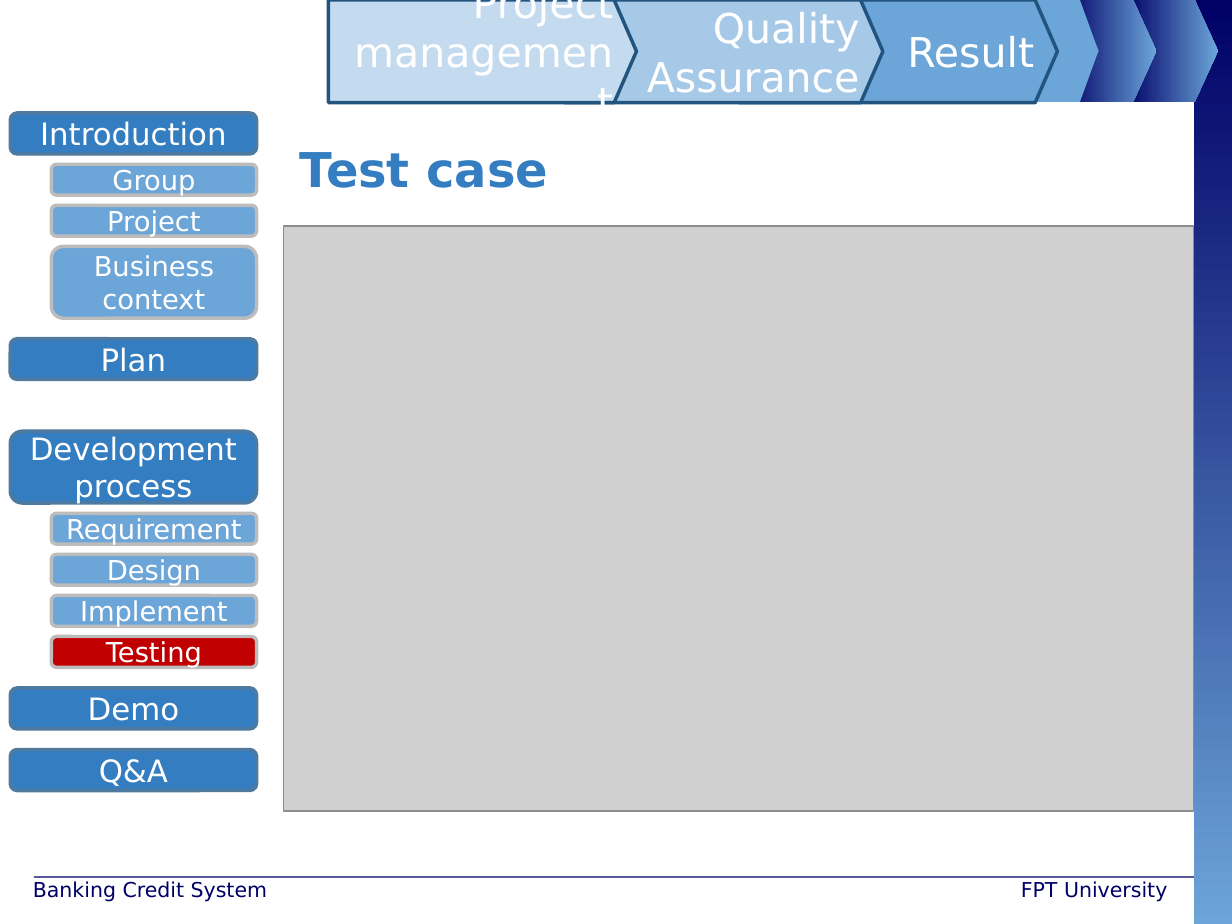
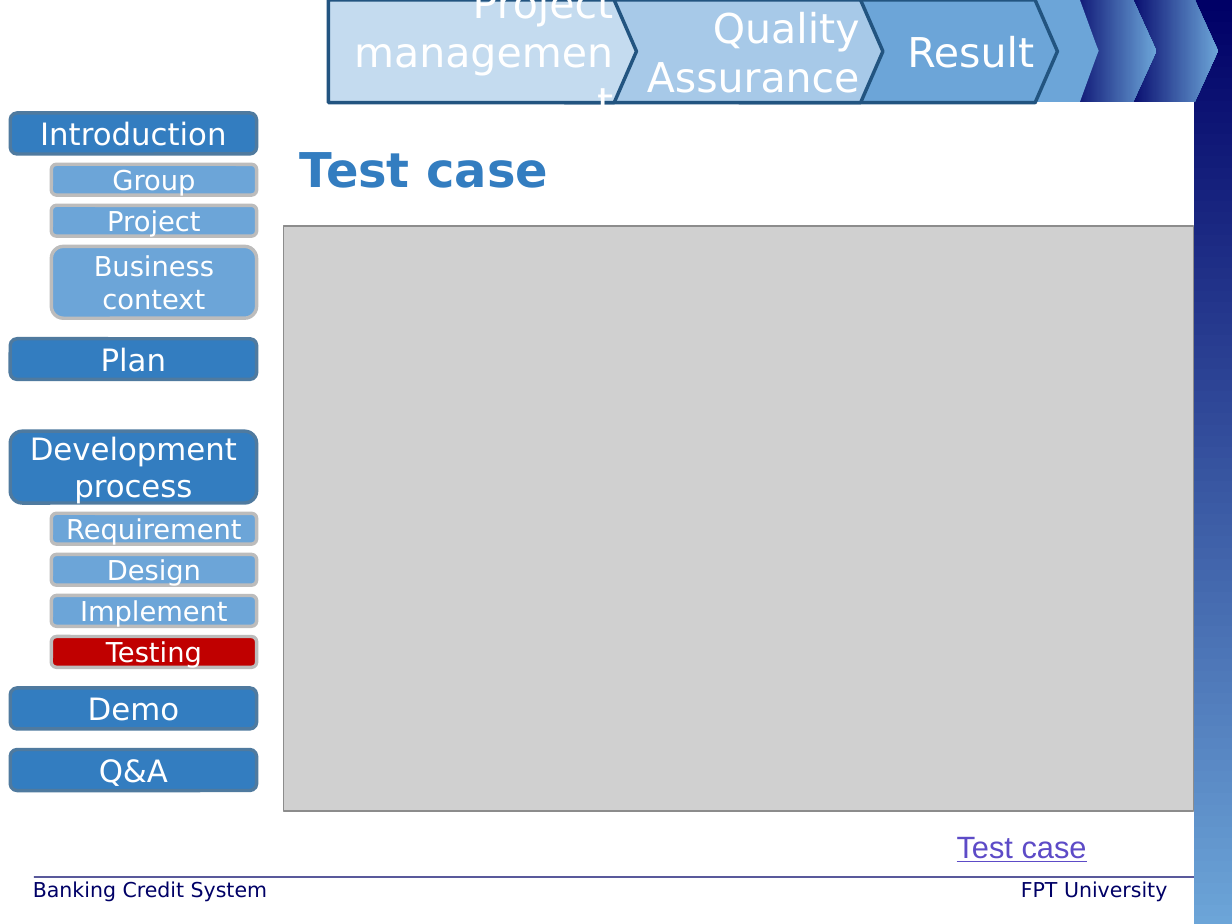
Before and after one commit to maily89/fbdm, a slide deck: slide 12 of Deliverables/FBD - slide - thaoptp.pptx (slide 13 before the commit). Drawn at 1232x924 pixels with LibreOffice and Linux fonts; fonts in the diff are those of the drawing; grey boxes stand for pictures; background and template pictures are left out. Boxes give left, top, right and bottom in pixels: in the first picture for what was removed or moved away, otherwise in the second. Text is boxed around its words. In the diff, an @@ line names an element or a change of style, - is before the commit and + after.

```diff
--- a/Deliverables/FBD - slide - thaoptp.pptx
+++ b/Deliverables/FBD - slide - thaoptp.pptx
@@ text added at (957, 837, 1087, 862), 18 pt, text #5D4BC7, underline @@
+Test case
```
Also in this commit, not shown: 1 other slide changed, 1 slide removed.
